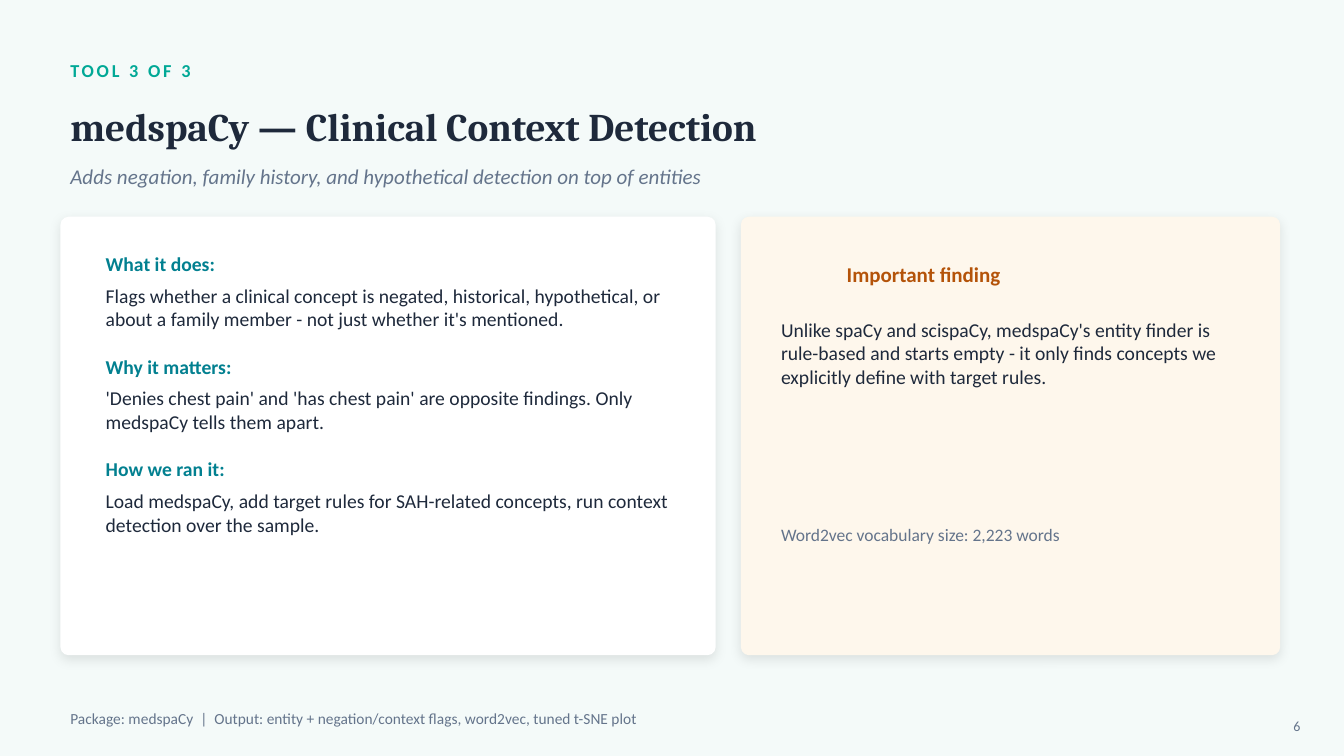
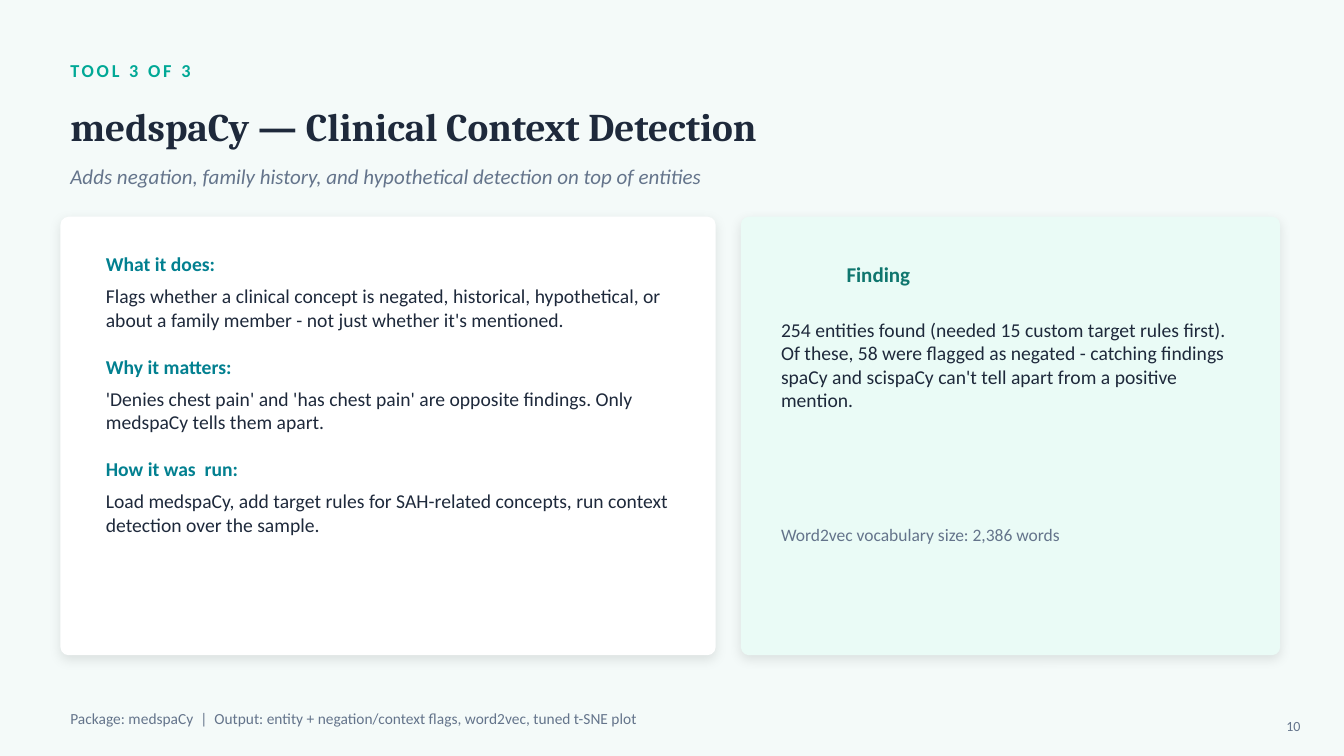
Before and after one commit to murali-github/msai-aih, a slide deck: slide 10 of MIMIC_NLP_Presentation.pptx (slide 6 before the commit). Drawn at 1344x756 pixels with LibreOffice and Linux fonts; fonts in the diff are those of the drawing. Boxes give left, top, right and bottom in pixels: in the first picture for what was removed or moved away, otherwise in the second. Text is boxed around its words. In the diff, an @@ line names an element or a change of style, - is before the commit and + after.

```diff
--- a/MIMIC_NLP_Presentation.pptx
+++ b/MIMIC_NLP_Presentation.pptx
@@ rounded rectangle at (x1=741, y1=217, x2=1280, y2=655): fill #FEF7EC to #EAFBF6 @@
@@ text at (x1=847, y1=267, x2=911, y2=286): text changed; text colour #B45309 to #0F766E @@
-Important finding
+Finding
@@ text at (x1=781, y1=323, x2=1226, y2=407): text changed @@
-Unlike spaCy and scispaCy, medspaCy's entity finder is rule-based and starts empty - it only finds concepts we explicitly define with target rules.
+254 entities found (needed 15 custom target rules first). Of these, 58 were flagged as negated - catching findings spaCy and scispaCy can't tell apart from a positive mention.
@@ text at (x1=106, y1=462, x2=238, y2=476): text changed @@
-How we ran it:
+How it was run:
@@ text at (x1=781, y1=529, x2=1059, y2=544): text changed @@
-Word2vec vocabulary size: 2,223 words
+Word2vec vocabulary size: 2,386 words
@@ text at (x1=1286, y1=722, x2=1300, y2=731): text changed @@
-6
+10
```
Also in this commit, not shown: 7 other slides changed, 6 slides added, 2 other files.
